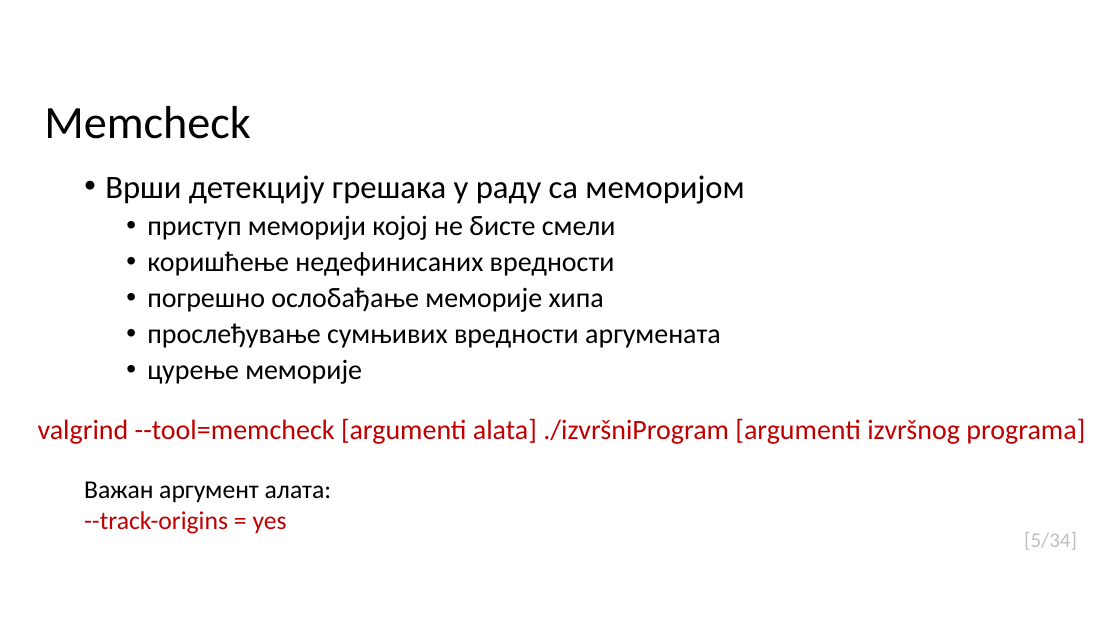
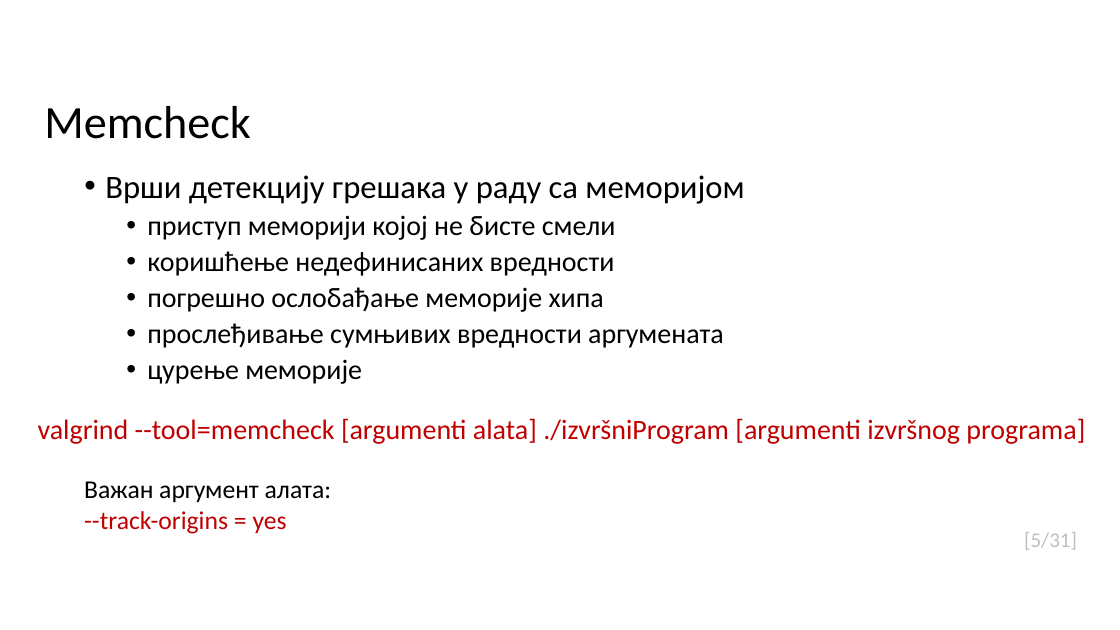
Before and after one commit to LMladenovic/MScThesisPPTX, a slide deck: slide 6 of MATF_primer_prezentacije.pptx. Drawn at 1120x630 pixels with LibreOffice and Linux fonts; fonts in the diff are those of the drawing; background and template pictures are left out. Boxes give left, top, right and bottom in pixels: in the first picture for what was removed or moved away, otherwise in the second. Text is boxed around its words. In the diff, an @@ line names an element or a change of style, - is before the commit and + after.

```diff
--- a/MATF_primer_prezentacije.pptx
+++ b/MATF_primer_prezentacije.pptx
@@ text at [147,323,724,348]: text changed @@
-  • прослеђување сумњивих вредности аргумената
+  • прослеђивање сумњивих вредности аргумената
@@ text at [1024,532,1077,550]: text changed @@
-[5/34]
+[5/31]
```
Also in this commit, not shown: 27 other slides changed, 3 slides added, 6 slides removed.
